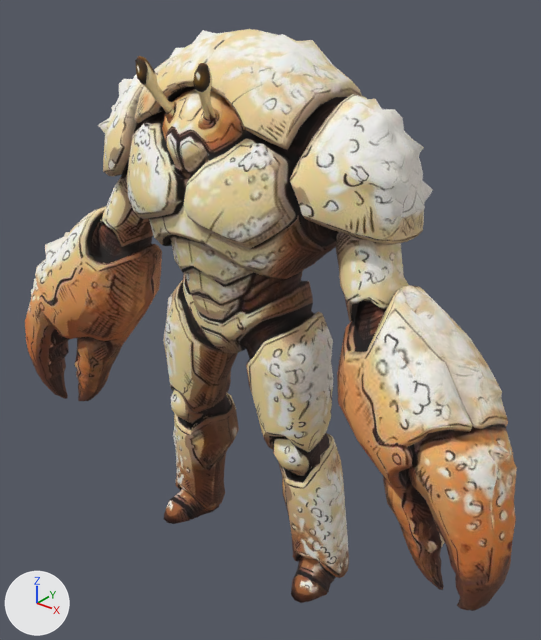
An edit to the glTF model godot/assets/models/enemies/tuz_pencesi.glb, drawn before and after from the same camera.
The view is the same before and after, from a 50 mm lens placed at (1.59, -1.89, 2.2), pointed at (0.05, 0.04, 1.01). Lighting does not change. The marker at lower left points along +X, +Y and +Z. The first picture is the older version. Where no turn or scale is listed for an object, it has been applied to the vertices. Vertices at exactly the same position are counted once.

In view in the first picture: 'char1'.
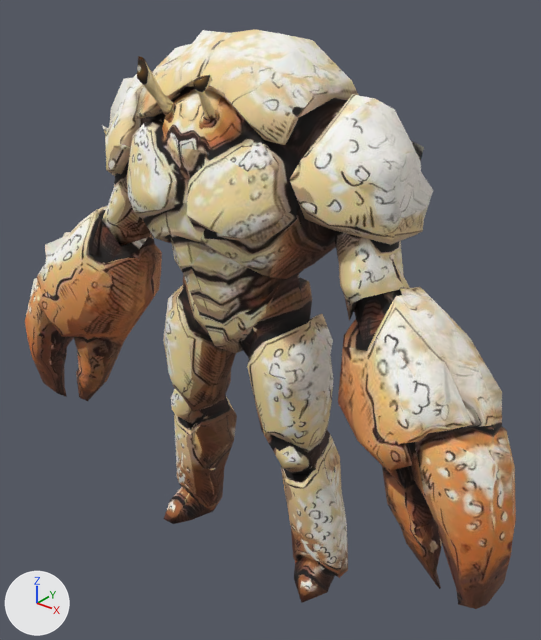
The change, as a list of edits to the scene's bpy script:
```text
Change me_mesh_0:
    used by ob_char1; location = (0.0, 0.0, 0.0)
    remove me_mesh_0.from_pydata(...)  # 3161 vertices, 6318 faces; spans x -1.1..1.1, y -0.37..0.37, z 0.0..2.0
    add me_mesh_0.from_pydata(...)  # 1106 vertices, 2206 faces; spans x -1.1..1.1, y -0.37..0.37, z 0.0..2.0
    me_mesh_0 part 1: 1 vertex moved within x -0.54, y 0.03, z 1.22; 2055 vertices removed from x -1.1..1.1, y -0.37..0.37, z 0.0..2.0
```

Changed parts and their boxes (x1, y1, x2, y2) in the pictures (541 x 640 px):
'char1', reshaped: before (25, 29, 517, 611); after (25, 29, 516, 609)
part 1 of me_mesh_0, cut back (mostly hidden afterwards): before (25, 29, 517, 611); after (149, 233, 155, 244)
